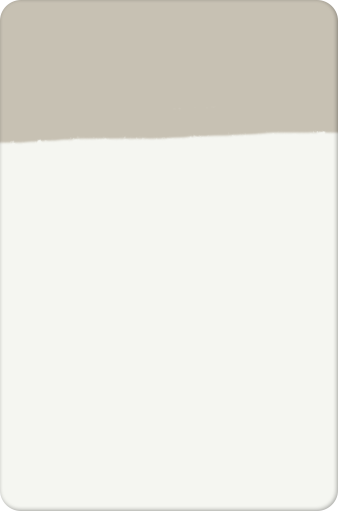
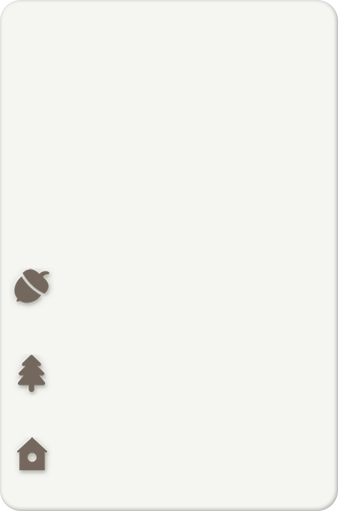
Two versions of the same layered image (338x511). Layer-by-layer changes:
added layer "Icons" above "Paper Rip" over [9,268,54,477]
painted on "Layer 2", masked it over [0,0,338,145]
